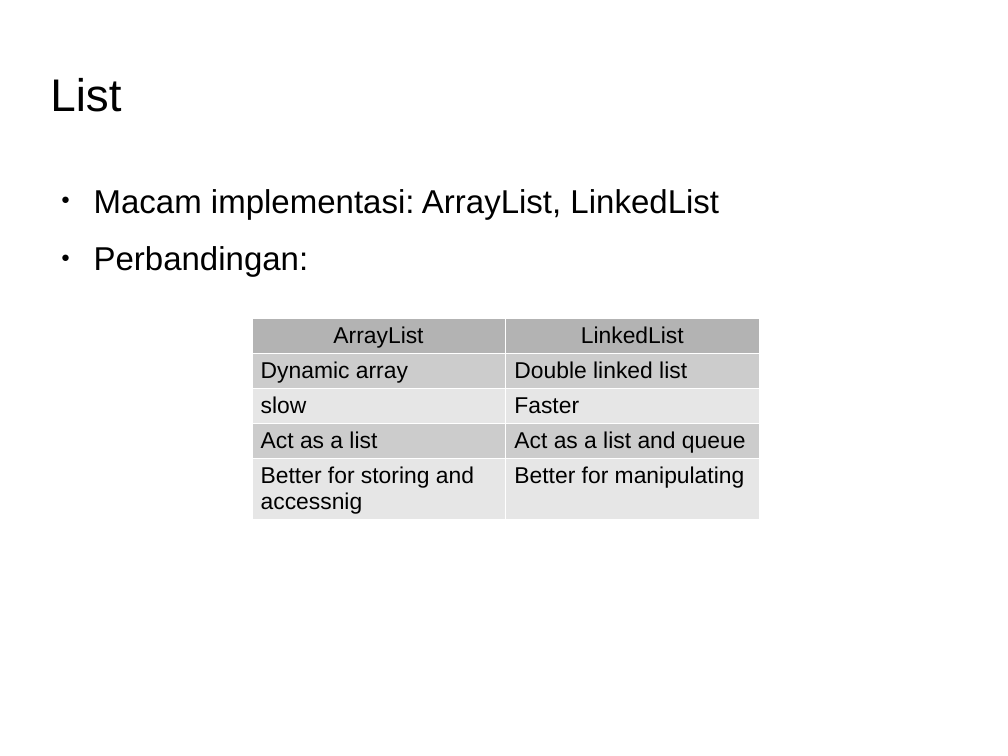
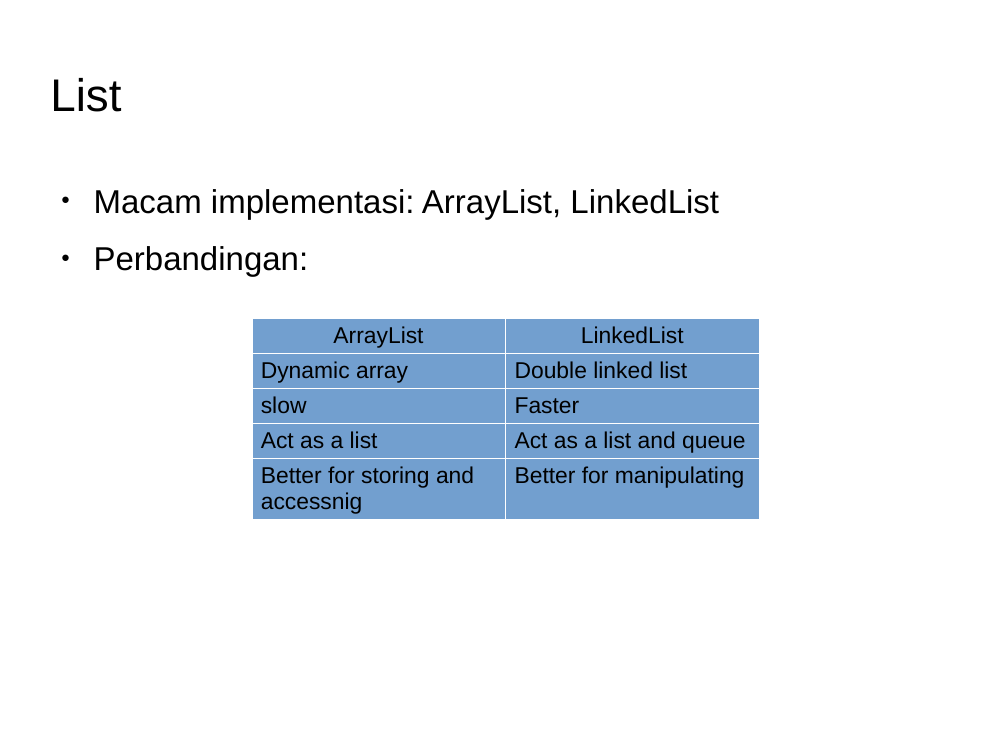
Before and after one commit to Dickyfathur7/pemrograman-komputer-2, a slide deck: slide 4 of collection/slide-collection.odp. Drawn at 1008x756 pixels with LibreOffice and Linux fonts; fonts in the diff are those of the drawing; background and template pictures are left out. Boxes give left, top, right and bottom in pixels: in the first picture for what was removed or moved away, otherwise in the second. Text is boxed around its words. In the diff, an @@ line names an element or a change of style, - is before the commit and + after.

```diff
--- a/collection/slide-collection.odp
+++ b/collection/slide-collection.odp
@@ table at (x1=252, y1=318, x2=760, y2=519) @@
@@ fill #B3B3B3 to #729FCF in row 1 @@
@@ fill #CCCCCC to #729FCF in 4 cells @@
@@ fill #E6E6E6 to #729FCF in 4 cells @@
```
Also in this commit, not shown: 6 other files.
